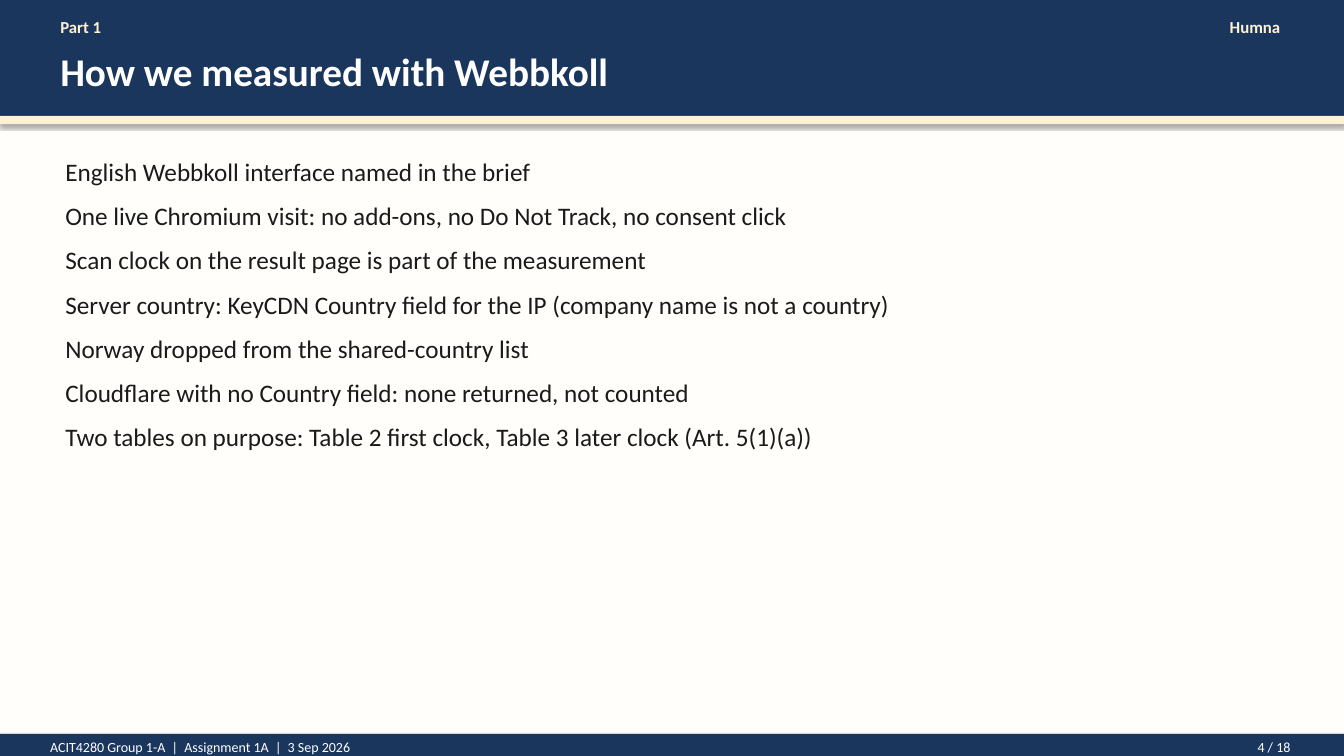
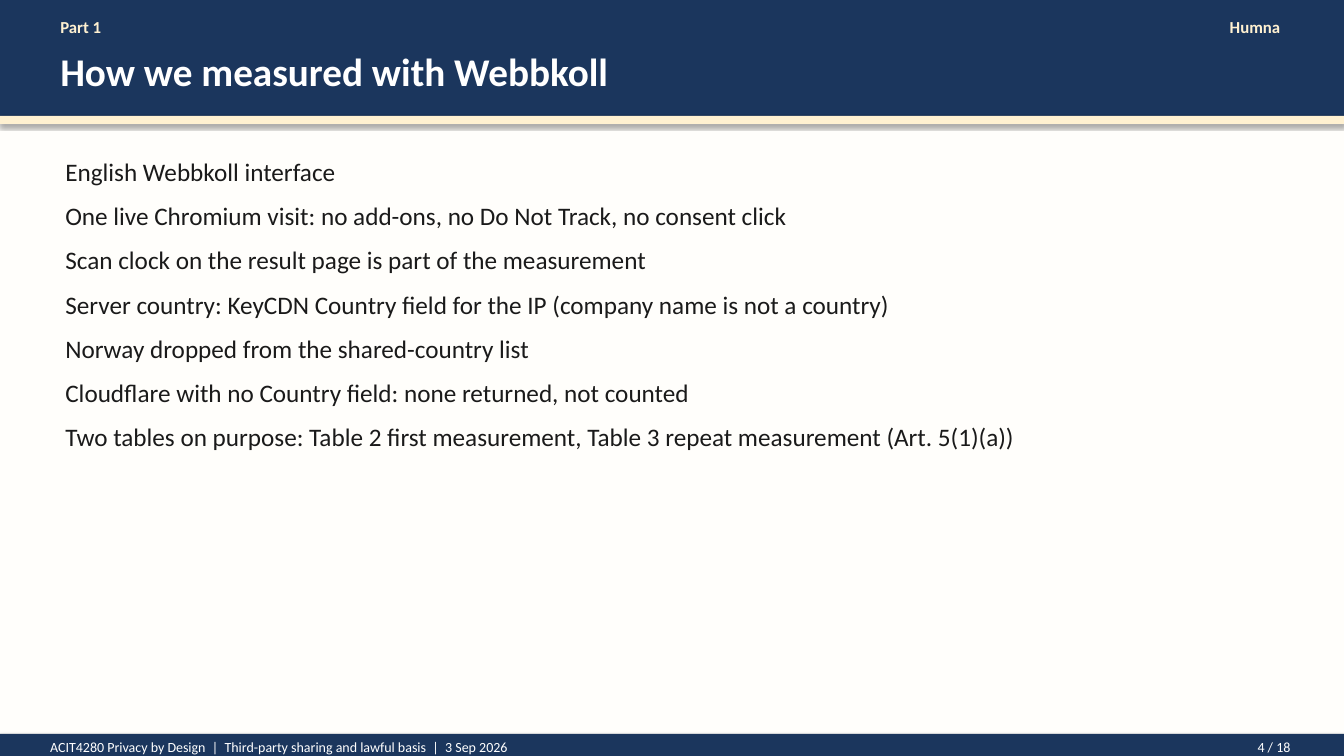
Before and after one commit to kasa031/Bacheloroppgave, a slide deck: slide 4 of ACIT4280_1A_presentation.pptx. Drawn at 1344x756 pixels with LibreOffice and Linux fonts; fonts in the diff are those of the drawing. Boxes give left, top, right and bottom in pixels: in the first picture for what was removed or moved away, otherwise in the second. Text is boxed around its words. In the diff, an @@ line names an element or a change of style, - is before the commit and + after.

```diff
--- a/ACIT4280_1A_presentation.pptx
+++ b/ACIT4280_1A_presentation.pptx
@@ text at (x1=65, y1=163, x2=336, y2=186): text changed @@
-English Webbkoll interface named in the brief
+English Webbkoll interface
@@ text at (x1=65, y1=427, x2=1014, y2=450): text changed @@
-Two tables on purpose: Table 2 first clock, Table 3 later clock (Art. 5(1)(a))
+Two tables on purpose: Table 2 first measurement, Table 3 repeat measurement (Art. 5(1)(a))
@@ text at (x1=50, y1=742, x2=507, y2=755): text changed @@
-ACIT4280 Group 1-A | Assignment 1A | 3 Sep 2026
+ACIT4280 Privacy by Design | Third-party sharing and lawful basis | 3 Sep 2026
```
Also in this commit, not shown: 17 other slides changed, 13 other files.
